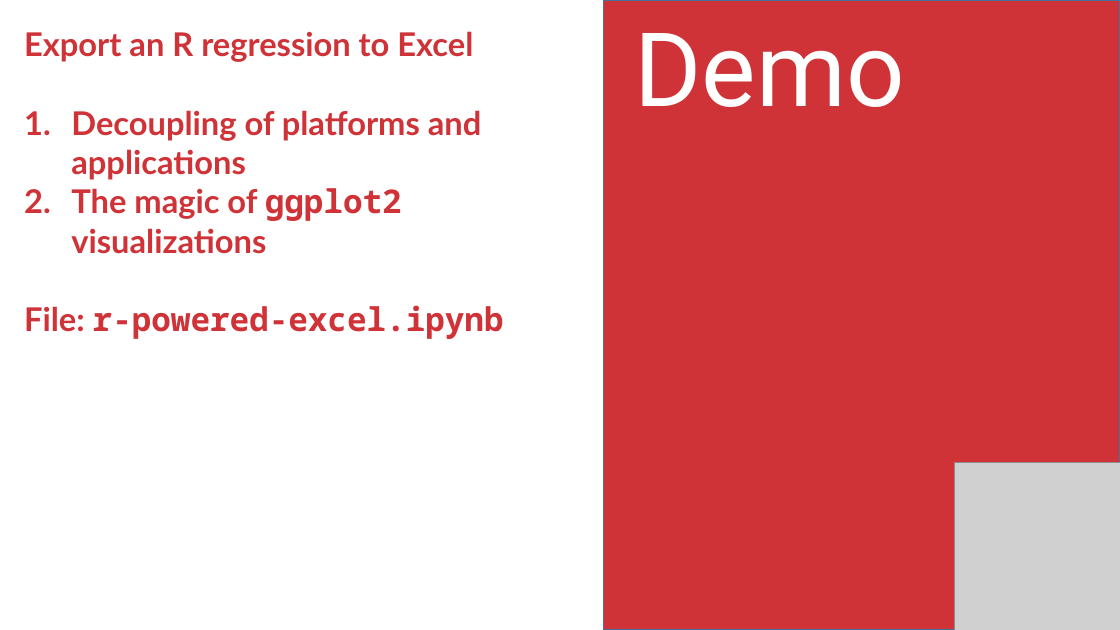
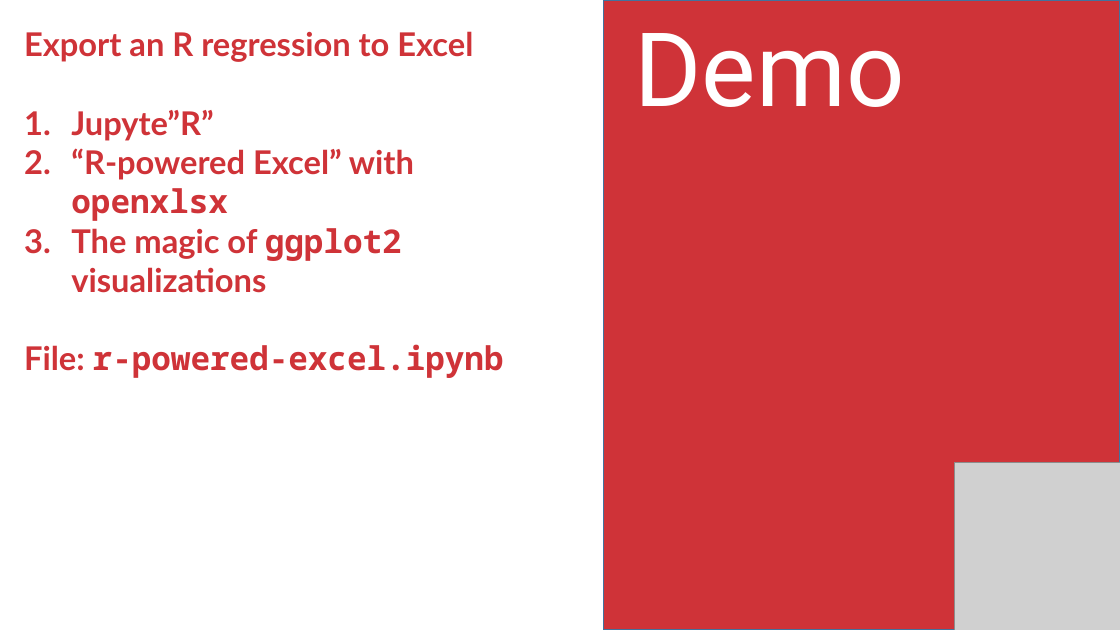
Before and after one commit to stringfestdata/london-excel, a slide deck: slide 27 of advancing-into-analytics-london-meetup.pptx (slide 25 before the commit). Drawn at 1120x630 pixels with LibreOffice and Linux fonts; fonts in the diff are those of the drawing; grey boxes stand for pictures. Boxes give left, top, right and bottom in pixels: in the first picture for what was removed or moved away, otherwise in the second. Text is boxed around its words. In the diff, an @@ line names an element or a change of style, - is before the commit and + after.

```diff
--- a/advancing-into-analytics-london-meetup.pptx
+++ b/advancing-into-analytics-london-meetup.pptx
@@ text at (71,110,414,221): text changed @@
-1. Decoupling of platforms and applications
+1. Jupyte”R”
+2. “R-powered Excel” with openxlsx
```
Also in this commit, not shown: 5 other slides changed, 6 slides added, 1 slide removed, 5 other files.
